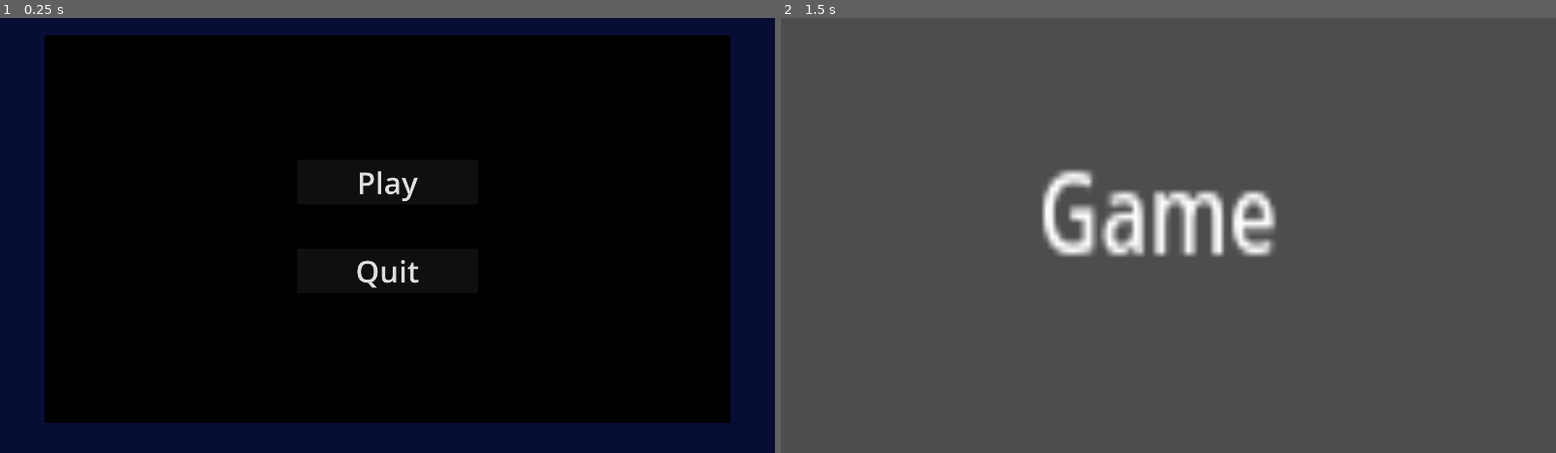
Above: before the commit, frames 1-2 (left to right).
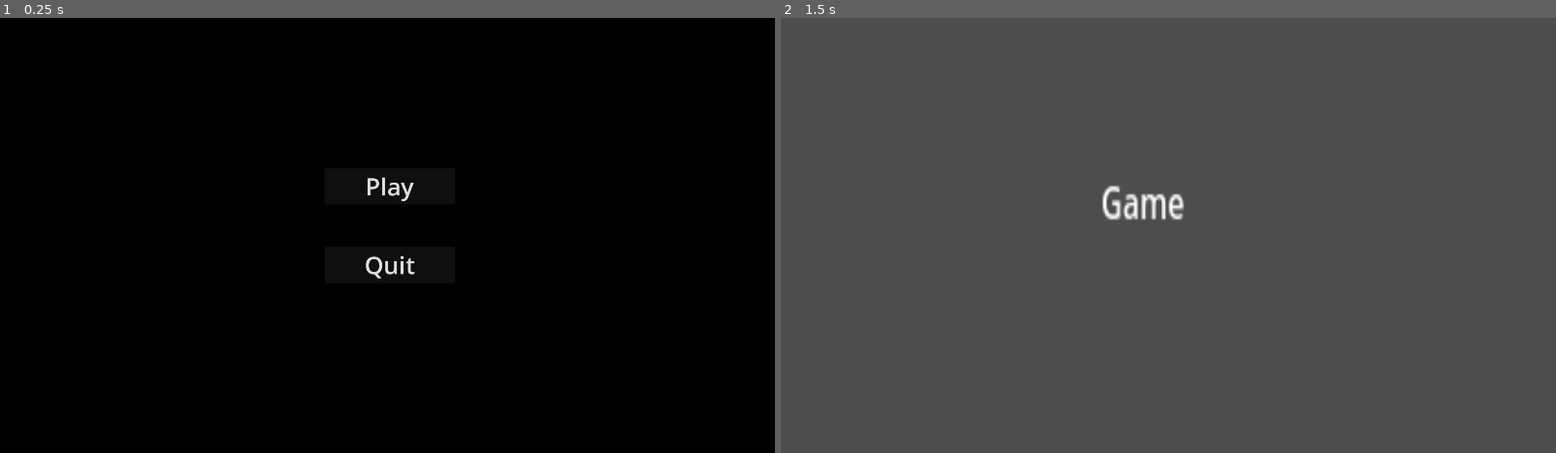
Above: after the commit, the same moments.

Repository: Patch4Code/TheWhaleTale
Game: Godot game, scene res://Scripts/MainMenu.tscn
Two runs of this game, one before a commit and one after it. Both use one fixed random seed, a clock stepped at 60 frames per second and the inputs below. Video files are missing from this copy of the repository; at most half a second of black plays in their place.
Inputs:
- Up to frame 1 (0.25 s): no input
- Up to frame 2 (1.5 s): click "Play" at 0.5 s; tap Enter at 1.25 s

The runs differ from the first frame. In frame 1, 22% of the frame differs, in the area x 0-100%, y 0-100%; in frame 2, 3.4%.

Commit message:
main menu update animation

Diff:
--- a/Scenes/Game.tscn
+++ b/Scenes/Game.tscn
@@ -3,10 +3,10 @@
 [node name="Node2D" type="Node2D"]
 
 [node name="Label" type="Label" parent="."]
-offset_left = 638.0
-offset_top = 279.0
-offset_right = 684.0
-offset_bottom = 302.0
-scale = Vector2(13.0096, 17.1065)
+offset_left = 793.0
+offset_top = 377.0
+offset_right = 839.0
+offset_bottom = 400.0
+scale = Vector2(4.54613, 6.79406)
 text = "Game
 "
--- a/Scripts/MainMenu.tscn
+++ b/Scripts/MainMenu.tscn
@@ -1,7 +1,7 @@
 [gd_scene load_steps=4 format=3 uid="uid://dslcp0l81tdok"]
 
 [ext_resource type="Script" path="res://Scenes/MainMenu.gd" id="1_yy4aw"]
-[ext_resource type="VideoStream" path="res://Video/WhaleTaleExpanded_animation.ogv" id="2_apoj6"]
+[ext_resource type="VideoStream" path="res://Video/WhaleTaleExpanded3_animation.ogv" id="2_7cmyu"]
 
 [sub_resource type="StyleBoxFlat" id="StyleBoxFlat_h5d02"]
 bg_color = Color(0.0313726, 0.0509804, 0.211765, 1)
@@ -10,34 +10,35 @@
 script = ExtResource("1_yy4aw")
 
 [node name="Panel" type="Panel" parent="."]
+visible = false
 offset_right = 1921.0
 offset_bottom = 1082.0
 theme_override_styles/panel = SubResource("StyleBoxFlat_h5d02")
 
 [node name="VideoStreamPlayer" type="VideoStreamPlayer" parent="."]
-offset_left = 111.0
-offset_top = 43.0
-offset_right = 1809.0
-offset_bottom = 1005.0
-stream = ExtResource("2_apoj6")
+offset_left = -1.0
+offset_top = -30.0
+offset_right = 1921.0
+offset_bottom = 1083.0
+stream = ExtResource("2_7cmyu")
 autoplay = true
 expand = true
 loop = true
 
 [node name="Play" type="Button" parent="."]
-offset_left = 736.0
-offset_top = 352.0
-offset_right = 1184.0
+offset_left = 804.0
+offset_top = 372.0
+offset_right = 1127.0
 offset_bottom = 463.0
-theme_override_font_sizes/font_size = 75
+theme_override_font_sizes/font_size = 60
 text = "Play"
 
 [node name="Quit" type="Button" parent="."]
-offset_left = 736.0
-offset_top = 572.0
-offset_right = 1184.0
-offset_bottom = 683.0
-theme_override_font_sizes/font_size = 75
+offset_left = 805.0
+offset_top = 567.0
+offset_right = 1127.0
+offset_bottom = 658.0
+theme_override_font_sizes/font_size = 60
 text = "Quit"
 
 [connection signal="pressed" from="Play" to="." method="_on_play_pressed"]
--- a/project.godot
+++ b/project.godot
@@ -19,7 +19,7 @@
 
 window/size/viewport_width=1920
 window/size/viewport_height=1080
-window/size/mode=2
+window/size/mode=3
 
 [rendering]
 
Not shown, added: Video/WhaleTaleExpanded3_animation.ogv
Not shown, removed: Video/WhaleTaleExpanded_animation.ogv
